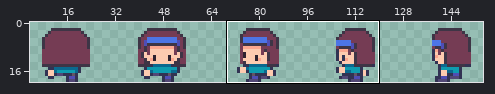
Pixel-art file -- Assets/Art/S_Avatar.aseprite. The first picture is a wide view before the edit; the outline marks the close-up.
Close-up. Old version:
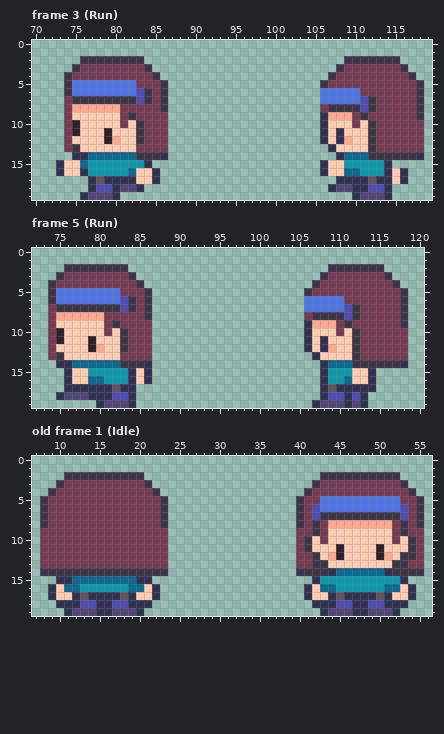
160x20 pixels, 13 frames. Shown: frame 3 (Run): x 70..119, y 0..19; frame 5 (Run): x 72..120, y 0..19; old frame 1 (Idle): x 7..56, y 0..19. The wide view leaves out empty margins. The commit also changed other frames or places, which this record leaves out.
After:
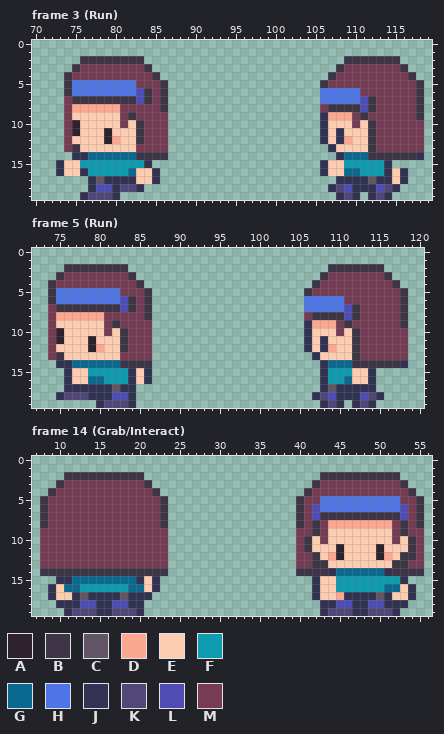
Palette (. is transparent): A #2e222f  B #3e3546  C #625565  D #fca790  E #fdcbb0  F #0e9baf  G #0b698f  H #4d75e6  J #323353  K #524877  L #4f4db4  M #753c54
A new or re-ordered frame is compared with the old frame closest to it.
Message: Animations + Grab
What changed:
frames 13 -> 15
--- frame 3 (Run), layer "Flattened"
@@ x 70..119 @@
 13 ....MBEEEEEEEMMMM....................JEEEEBMMMMMM.
-14 .....JJGGGGGGBBBJ.....................JGGGBBBBBBJ.
-15 ...JEEGFFFFFFFJ.....................JEEFFFFFJ.....
+14 .....JJGGGGGGBBBB.....................JGGGBBBBBBJ.
+15 ...JEEFFFFFFFFJ.....................JEEFFFFFJ.....
 16 ...JEEJFFFFFGEEJ....................JEEGGFFFJEJ...
 17 .......JCJJJJEEJ......................JJJJCJJEJ...
-18 .......JLLJKKJ.......................JKKJJLLJ.....
-19 ......JKKKJ.............................JKKKJ.....
+18 .......JLLJKKJ.......................JKLJJJLKJ....
+19 ......JKKKJ...........................JKJ.JKJ.....
--- frame 5 (Run), layer "Flattened"
@@ x 84..88 @@
 13 MMM..
-14 BBJ..
+14 BBB..
 15 JEJ..
@@ x 105..117 @@
 17 ...JCJJJJJ...
-18 ...JLLJLJ....
-19 ..JKKKJKJ....
+18 ..JKLJJJLKJ..
+19 ...JKJ.JKJ...
--- frame 14 (Grab/Interact) is new; against old frame 1 (Idle), layer "Flattened"
@@ x 18..47 @@
 14 BBBBBB................BBBBJGGG
-15 GGJJ....................JFFFFF
-16 FGGEJ..................JEGGFFF
-17 CJEEJ..................JEEJCJJ
-18 LJJJ....................JJJLLJ
+15 GGJEJ...................JEEFFF
+16 FGGEJ...................JEEFFF
+17 CJJJ....................JEEDJJ
+18 LJJ......................JJLLJ
 19 KKJ......................JKKKJ
Pixel boxes of the changes (left, top, right, bottom) in both close-ups:
changed: (160, 152, 168, 160)
changed: (80, 160, 88, 168)
changed: (336, 184, 400, 200)
changed: (144, 360, 152, 368)
changed: (312, 392, 384, 408)
changed: (136, 576, 160, 608)
changed: (304, 576, 344, 608)
